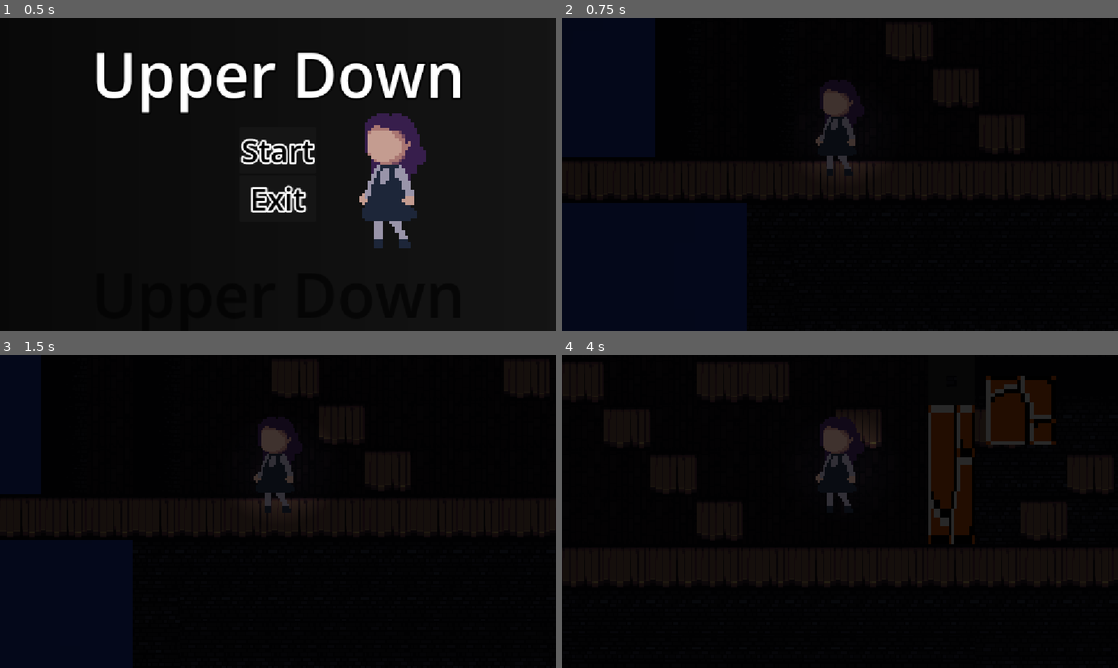
Above: before the commit, frames 1-4 (two rows, left to right).
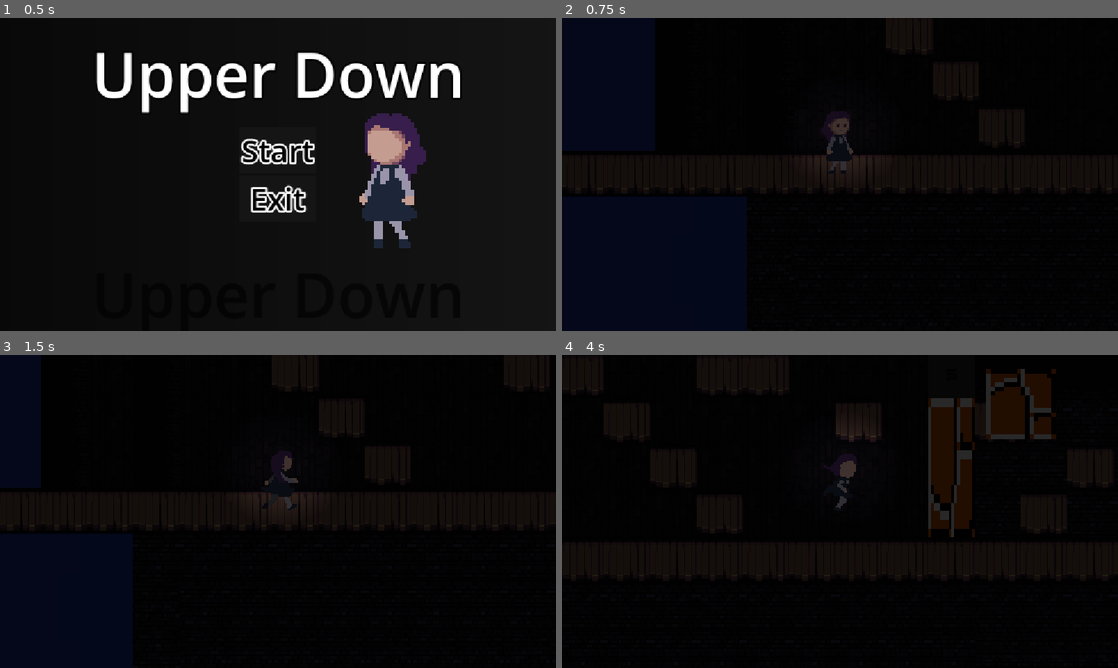
Above: after the commit, the same moments.

Repository: Masashi86fi/UpperDownAsmGameJam26
Game: Godot game, scene res://Nodes/Main/menus.tscn
The game is run twice, just before and just after one commit, with the same random seed, the same clock (stepped at 60 frames per second) and the same inputs.
Inputs (mouse positions are in pixels of both pictures, inside the frame that each line leads up to):
- Up to frame 1 (0.5 s): no input
- Up to frame 2 (0.75 s): click "Start" at 0.5 s
- Up to frame 3 (1.5 s): tap Enter (ui_accept) at 1.25 s; move the mouse to (400, 495) at 1.27 s; hold D (right) from 1.28 s (still down); tap E (interact_object) at 1.35 s
- Up to frame 4 (4 s): tap W (jump) at 1.52, 2.27, 3.77 s; move the mouse to (728, 527) at 2.02 s; tap Space (swap) at 2.1, 3.6 s; move the mouse to (895, 442) at 2.77 s; release D (right) at 2.78 s; hold A (left) 2.78-3.53 s; tap E (interact_object) at 2.85 s; move the mouse to (812, 574) at 3.52 s; hold D (right) from 3.53 s (still down)

Frame 1 is identical in both runs. In frame 2, 1.2% of the frame differs, in the area x 2-99%, y 12-60%; in frame 3, 1.1%; in frame 4, 3.1%, in the area x 1-99%, y 4-73%.

Commit message:
walk cyckle added
walk cyckle added

Diff:
--- a/upper-down-asm-game-jam-26/Nodes/Character/player.tscn
+++ b/upper-down-asm-game-jam-26/Nodes/Character/player.tscn
@@ -6,10 +6,11 @@
 [ext_resource type="Texture2D" uid="uid://dhaev7o8q24q0" path="res://Resources/Graphics/AngelTest.png" id="3_63n12"]
 [ext_resource type="Script" uid="uid://djngir2nloevi" path="res://Nodes/TestStuffi/darkCharacterController.gd" id="4_3haui"]
 [ext_resource type="Gradient" uid="uid://bdlakp2u6p30a" path="res://Resources/Graphics/reversed.tres" id="4_63n12"]
+[ext_resource type="SpriteFrames" uid="uid://bscf7ja5hm4fh" path="res://Resources/Graphics/girl.tres" id="5_o70oy"]
 [ext_resource type="SpriteFrames" uid="uid://oahrtf552800" path="res://Resources/Graphics/ghost.tres" id="7_3haui"]
 
 [sub_resource type="RectangleShape2D" id="RectangleShape2D_mqixm"]
-size = Vector2(16, 58.9)
+size = Vector2(16, 32.000008)
 
 [sub_resource type="GradientTexture2D" id="GradientTexture2D_o70oy"]
 gradient = ExtResource("4_63n12")
@@ -19,19 +20,28 @@
 
 [node name="Player" type="Node2D" unique_id=1525041752 node_paths=PackedStringArray("lightCharacter", "darkCharacter")]
 z_index = 5
+texture_filter = 1
 script = ExtResource("1_y2ysq")
 lightCharacter = NodePath("LightPlayer")
 darkCharacter = NodePath("DarkPlayer")
 
-[node name="LightPlayer" type="CharacterBody2D" parent="." unique_id=2064032775]
+[node name="LightPlayer" type="CharacterBody2D" parent="." unique_id=2064032775 node_paths=PackedStringArray("animated_sprite_2d")]
 script = ExtResource("2_jysgi")
 acceleration = 180
 deceleration = 160
-maxSpeed = 100
+animDamper = 3.0
 gravity = 920
 jump_force = 480
+animated_sprite_2d = NodePath("AnimatedSprite2D")
+
+[node name="AnimatedSprite2D" type="AnimatedSprite2D" parent="LightPlayer" unique_id=1257260181]
+z_index = 5
+position = Vector2(0, -24)
+sprite_frames = ExtResource("5_o70oy")
+animation = &"idle"
 
 [node name="LightSprite" type="Sprite2D" parent="LightPlayer" unique_id=1447373735]
+visible = false
 z_index = 2
 texture_filter = 1
 position = Vector2(0, -23)
@@ -40,7 +50,7 @@
 offset = Vector2(0, -8)
 
 [node name="CollisionShape2D" type="CollisionShape2D" parent="LightPlayer" unique_id=414390756]
-position = Vector2(-1.0000002, -25.100002)
+position = Vector2(-1.0000002, -16)
 scale = Vector2(0.99999976, 0.99999976)
 shape = SubResource("RectangleShape2D_mqixm")
 
@@ -53,6 +63,7 @@
 texture = SubResource("GradientTexture2D_o70oy")
 
 [node name="DarkPlayer" type="CharacterBody2D" parent="." unique_id=1906006494]
+z_index = 5
 texture_filter = 1
 position = Vector2(0, 190)
 rotation = 3.1415927
@@ -74,7 +85,6 @@
 
 [node name="AnimatedSprite2D" type="AnimatedSprite2D" parent="DarkPlayer/DarkSprite" unique_id=277944893]
 position = Vector2(0, 10)
-scale = Vector2(0.5, 0.5)
 sprite_frames = ExtResource("7_3haui")
 
 [node name="CollisionShape2D" type="CollisionShape2D" parent="DarkPlayer" unique_id=1279881136]
--- a/upper-down-asm-game-jam-26/Nodes/TestStuffi/darkCharacterController.gd
+++ b/upper-down-asm-game-jam-26/Nodes/TestStuffi/darkCharacterController.gd
@@ -44,7 +44,7 @@
 
 	# Apply gravity
 	if !is_on_floor():
-		print(velocity.y)
+		#print(velocity.y)
 		if velocity.y > 0:
 			velocity.y -= gravity * delta
 		else:
--- a/upper-down-asm-game-jam-26/Nodes/TestStuffi/lightCharacterController.gd
+++ b/upper-down-asm-game-jam-26/Nodes/TestStuffi/lightCharacterController.gd
@@ -3,11 +3,14 @@
 # All these can be edited via inspector
 @export var acceleration = 500 #LightPlayer x-speed
 @export var deceleration = 50 #LightPlayer x-deceleration speed
-@export var maxSpeed = 200 #IGNORE, dead variable
+@export var animDamper = 1.0 #IGNORE, dead variable
 @export var gravity = 100 #LightPlayer Gravity
 @export var jump_force = 200 #LightPlayer Jumpforce
 @export var activeCharacter = true #Only change from inspector in level if wnat to start as ghost?
+@export var animated_sprite_2d: AnimatedSprite2D
+
 var currentInteractable: Area2D = null #Used for interacting / lightSwitch trigger detection
+
 
 # JUmp light character
 func _jump():
@@ -34,8 +37,20 @@
 		var direction = Input.get_axis("left", "right")
 		if direction:
 			velocity.x = direction * acceleration
+
+			if direction <0:
+				animated_sprite_2d.flip_h =true
+				animated_sprite_2d.speed_scale = direction *animDamper
+				animated_sprite_2d.play("walk")
+			elif direction > 0:
+				animated_sprite_2d.flip_h =false
+				animated_sprite_2d.speed_scale = direction *animDamper
+				animated_sprite_2d.play("walk")
+
+
 		else:
 			velocity.x = move_toward(velocity.x, 0, deceleration)
+			animated_sprite_2d.play("idle")
 	else:
 		if velocity.x != 0:
 			velocity.x = move_toward(velocity.x, 0, deceleration)
--- a/upper-down-asm-game-jam-26/Resources/Graphics/ghost.tres
+++ b/upper-down-asm-game-jam-26/Resources/Graphics/ghost.tres
@@ -1,16 +1,12 @@
 [gd_resource type="SpriteFrames" format=3 uid="uid://oahrtf552800"]
 
-[ext_resource type="Texture2D" uid="uid://b1iru42keg0wp" path="res://Resources/Graphics/GhostProto.png" id="1_ptfrp"]
-
-[sub_resource type="AtlasTexture" id="AtlasTexture_47xtk"]
-atlas = ExtResource("1_ptfrp")
-region = Rect2(192, 96, 96, 96)
+[ext_resource type="Texture2D" uid="uid://bij1bj8vlfcrl" path="res://Resources/Graphics/ghost_char.png" id="1_ptfrp"]
 
 [resource]
 animations = [{
 "frames": [{
 "duration": 1.0,
-"texture": SubResource("AtlasTexture_47xtk")
+"texture": ExtResource("1_ptfrp")
 }],
 "loop": 1,
 "name": &"default",
--- a/upper-down-asm-game-jam-26/Resources/Graphics/girl.tres
+++ b/upper-down-asm-game-jam-26/Resources/Graphics/girl.tres
@@ -1,14 +1,51 @@
 [gd_resource type="SpriteFrames" format=3 uid="uid://bscf7ja5hm4fh"]
 
-[ext_resource type="Texture2D" uid="uid://cr78vvns57p4a" path="res://Resources/Graphics/player_char_sprite.png" id="1_ap0d1"]
+[ext_resource type="Texture2D" uid="uid://doeddsuebe2ck" path="res://Resources/Graphics/player_char_animated.png" id="2_r6s06"]
+
+[sub_resource type="AtlasTexture" id="AtlasTexture_cud01"]
+atlas = ExtResource("2_r6s06")
+region = Rect2(0, 0, 32, 48)
+
+[sub_resource type="AtlasTexture" id="AtlasTexture_ap0d1"]
+atlas = ExtResource("2_r6s06")
+region = Rect2(32, 0, 32, 48)
+
+[sub_resource type="AtlasTexture" id="AtlasTexture_r6s06"]
+atlas = ExtResource("2_r6s06")
+region = Rect2(64, 0, 32, 48)
+
+[sub_resource type="AtlasTexture" id="AtlasTexture_emkcg"]
+atlas = ExtResource("2_r6s06")
+region = Rect2(96, 0, 32, 48)
+
+[sub_resource type="AtlasTexture" id="AtlasTexture_8vwfj"]
+atlas = ExtResource("2_r6s06")
+region = Rect2(128, 0, 32, 48)
 
 [resource]
 animations = [{
 "frames": [{
 "duration": 1.0,
-"texture": ExtResource("1_ap0d1")
+"texture": SubResource("AtlasTexture_cud01")
 }],
 "loop": 1,
 "name": &"idle",
 "speed": 5.0
+}, {
+"frames": [{
+"duration": 1.0,
+"texture": SubResource("AtlasTexture_ap0d1")
+}, {
+"duration": 1.0,
+"texture": SubResource("AtlasTexture_r6s06")
+}, {
+"duration": 1.0,
+"texture": SubResource("AtlasTexture_emkcg")
+}, {
+"duration": 1.0,
+"texture": SubResource("AtlasTexture_8vwfj")
+}],
+"loop": 1,
+"name": &"walk",
+"speed": 5.0
 }]
